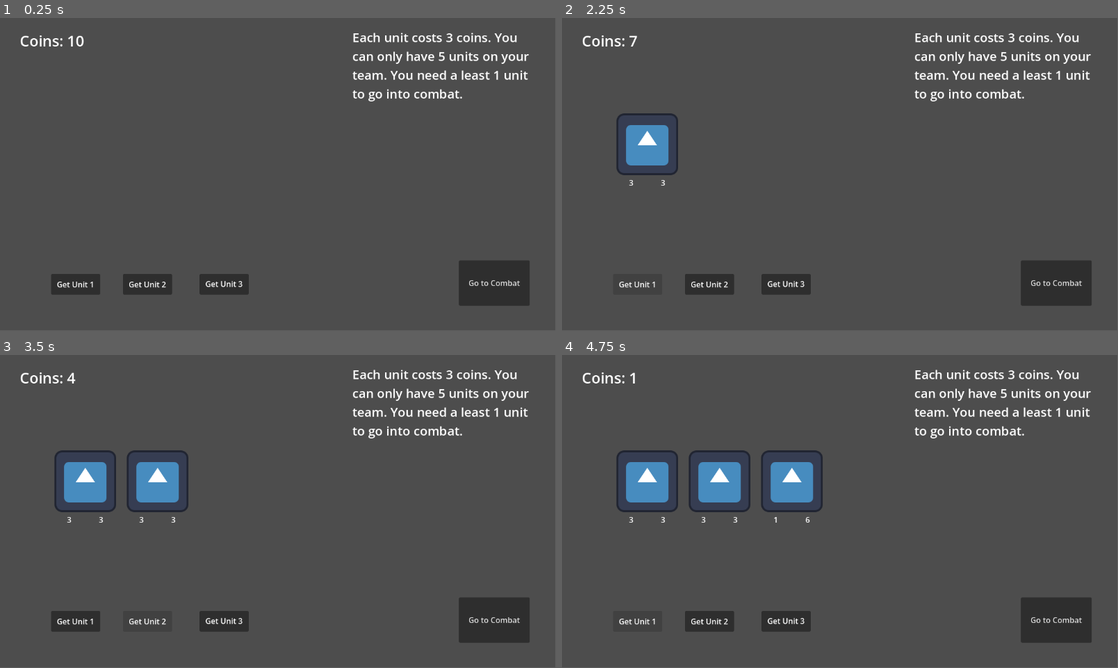
Above: before the commit, frames 1-4 (two rows, left to right).
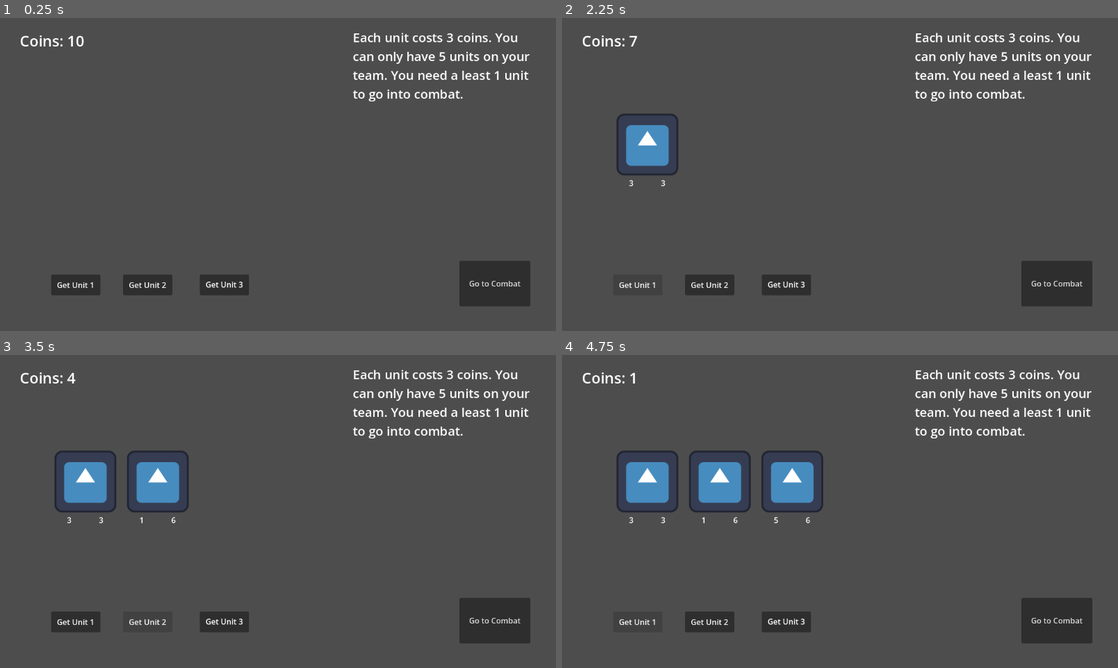
Above: after the commit, the same moments.

Repository: skeeeth/HACKER_AUTO_PETS
Game: Godot game, scene res://Scenes/ShopScene.tscn
Same seed, same stepped clock (60 frames per second), same inputs: the game is played once before the commit and once after it. The engine's default icon, where the game draws it, is replaced by a stand-in: a white triangle on a blue panel in a dark square.
Inputs:
- Up to frame 1 (0.25 s): no input
- Up to frame 2 (2.25 s): click "Go to Combat" at 0.5 s; click "Go to Combat" at 1.25 s; click "Get Unit 1" at 2 s
- Up to frame 3 (3.5 s): click "Get Unit 2" at 2.75 s
- Up to frame 4 (4.75 s): click "Get Unit 3" at 3.5 s; click "Get Unit 1" at 4.25 s
In our replay, the window is 799x449 before the commit and 800x450 after it. These sizes can differ from the game's own. Grey fills any space a smaller window leaves; there, only what the larger window draws over its background counts as a difference.

The runs differ from the first frame. In frame 1, 1.6% of the frame differs, in the area x 9-96%, y 4-92%; in frame 2, 1.7%; in frame 3, 1.8%; in frame 4, 1.9%, in the area x 10-96%, y 4-92%.

Commit message:
Targeting fixes, damage effect
targeting is maybe needlessly difficult here on the programming end but i think it works now and made the most sense to me to conceptualize it this way in design

Diff:
--- /dev/null
+++ b/Resources/Effects/Swordfish.tres
@@ -0,0 +1,21 @@
+[gd_resource type="Resource" script_class="EffectData" format=3 uid="uid://bn5po52w5cbil"]
+
+[ext_resource type="Script" uid="uid://d6hrknb1lvds" path="res://Resources/effectData.gd" id="1_8xwy5"]
+[ext_resource type="Script" uid="uid://by520cy10c7wa" path="res://Resources/TargetData.gd" id="2_mb4wh"]
+
+[sub_resource type="Resource" id="Resource_qk3dh"]
+script = ExtResource("2_mb4wh")
+value = -1
+metadata/_custom_type_script = "uid://by520cy10c7wa"
+
+[sub_resource type="Resource" id="Resource_fqhie"]
+script = ExtResource("2_mb4wh")
+type = 1
+metadata/_custom_type_script = "uid://by520cy10c7wa"
+
+[resource]
+script = ExtResource("1_8xwy5")
+name = "Swordfish"
+magnitude_type = 1
+targets = Array[ExtResource("2_mb4wh")]([SubResource("Resource_qk3dh"), SubResource("Resource_fqhie")])
+metadata/_custom_type_script = "uid://d6hrknb1lvds"
--- a/Resources/Units/Camel.tres
+++ b/Resources/Units/Camel.tres
@@ -15,7 +15,7 @@
 trigger_state = 3
 effect_type = 1
 magnitude = 1
-give_difference = -1
+mag_mod = 1
 targets = Array[ExtResource("2_oelw8")]([SubResource("Resource_fwnnq")])
 metadata/_custom_type_script = "uid://d6hrknb1lvds"
 
--- /dev/null
+++ b/Resources/Units/Swordfish.tres
@@ -0,0 +1,11 @@
+[gd_resource type="Resource" script_class="UnitData" format=3 uid="uid://bdng0x32h0e84"]
+
+[ext_resource type="Script" uid="uid://6i4niaslfrq8" path="res://Resources/UnitData.gd" id="1_ebybt"]
+[ext_resource type="Resource" uid="uid://bn5po52w5cbil" path="res://Resources/Effects/Swordfish.tres" id="1_ges2t"]
+
+[resource]
+script = ExtResource("1_ebybt")
+attack = 5
+health = 6
+effect = ExtResource("1_ges2t")
+metadata/_custom_type_script = "uid://6i4niaslfrq8"
--- a/Resources/effectData.gd
+++ b/Resources/effectData.gd
@@ -3,15 +3,24 @@
 
 enum TriggerStates {BATTLE_START, FAINT, TURN_START, HURT}
 enum EffectTypes {DAMAGE, GIVE, SUMMON}
+enum MagnitudeTypes {RAW, ATTACK, HEALTH, CUSTOM}
 #enum TargetCodes {S,O,A}
 
 @export var name : String
 @export var trigger_state : TriggerStates
 @export var effect_type : EffectTypes
+
+@export_group("Magnitude")
+@export var magnitude_type: MagnitudeTypes = MagnitudeTypes.RAW
 @export var magnitude : int
-@export var give_difference: int = 0 #ignore for non-give(maybe useful for some HACK later)
-	#ex to give 1/2, set magnitude to 1 and give_difference to -1
-	#
+##mag mod is used to pass in extra data
+## for cases where a single number isnt enough
+## for "give" effects it is added to hp
+## ie give 1/2 is magnitude 1 with mod + 1
+@export var mag_mod: int = 0
+
+
+@export_group("")
 @export var targets : Array[Target]
 @export var trigger_amount : int = 1
 
--- a/Scenes/CombatSim.tscn
+++ b/Scenes/CombatSim.tscn
@@ -2,18 +2,13 @@
 
 [ext_resource type="Script" uid="uid://dfv4x5ov05lhh" path="res://Scripts/combat_sim.gd" id="1_pc1ni"]
 [ext_resource type="Script" uid="uid://6i4niaslfrq8" path="res://Resources/UnitData.gd" id="2_ollyq"]
+[ext_resource type="Resource" uid="uid://bdng0x32h0e84" path="res://Resources/Units/Swordfish.tres" id="4_c2hfo"]
 [ext_resource type="PackedScene" uid="uid://clvf8r4jwgtex" path="res://Scenes/NextSceneButton.tscn" id="5_c2hfo"]
 [ext_resource type="Resource" uid="uid://dxd8fem6tyriv" path="res://Resources/Units/Unit4.tres" id="6_sslh6"]
-[ext_resource type="Resource" uid="uid://ctm2pebphaq81" path="res://Resources/Effects/Gain1AttackToPlayerOnFaint.tres" id="7_x8mgc"]
-
-[sub_resource type="Resource" id="Resource_0m7ue"]
-script = ExtResource("2_ollyq")
-effect = ExtResource("7_x8mgc")
-metadata/_custom_type_script = "uid://6i4niaslfrq8"
 
 [node name="CombatSim" type="Node2D" unique_id=807734234 node_paths=PackedStringArray("next_scene_button_node")]
 script = ExtResource("1_pc1ni")
-enemy_unit_data = Array[ExtResource("2_ollyq")]([ExtResource("6_sslh6"), SubResource("Resource_0m7ue")])
+enemy_unit_data = Array[ExtResource("2_ollyq")]([ExtResource("6_sslh6"), ExtResource("4_c2hfo")])
 step_size = 150
 next_scene_button_node = NodePath("NextSceneButton")
 
--- a/Scenes/ShopScene.tscn
+++ b/Scenes/ShopScene.tscn
@@ -4,6 +4,7 @@
 [ext_resource type="Script" uid="uid://6i4niaslfrq8" path="res://Resources/UnitData.gd" id="2_medpt"]
 [ext_resource type="Resource" uid="uid://np24ybr71b2k" path="res://Resources/Units/Camel.tres" id="3_je6ka"]
 [ext_resource type="Resource" uid="uid://3thnakt2v0ij" path="res://Resources/Units/Unit3.tres" id="5_1itlx"]
+[ext_resource type="Resource" uid="uid://bdng0x32h0e84" path="res://Resources/Units/Swordfish.tres" id="5_medpt"]
 [ext_resource type="PackedScene" uid="uid://clvf8r4jwgtex" path="res://Scenes/NextSceneButton.tscn" id="6_medpt"]
 
 [sub_resource type="LabelSettings" id="LabelSettings_x7s06"]
@@ -16,7 +17,7 @@
 
 [node name="ShopScene" type="Node2D" unique_id=1666678237 node_paths=PackedStringArray("coin_text_node")]
 script = ExtResource("1_x7s06")
-purchasable_units = Array[ExtResource("2_medpt")]([ExtResource("3_je6ka"), ExtResource("3_je6ka"), ExtResource("5_1itlx")])
+purchasable_units = Array[ExtResource("2_medpt")]([ExtResource("3_je6ka"), ExtResource("5_1itlx"), ExtResource("5_medpt")])
 coin_text_node = NodePath("CoinText")
 
 [node name="Camera2D" type="Camera2D" parent="." unique_id=679468185]
--- a/Scripts/SimEffect.gd
+++ b/Scripts/SimEffect.gd
@@ -29,10 +29,13 @@
 func resolve():
 	for t in data.targets:
 		var target = _get_target_unit(t)
-		if !target: return #fails if target not found
+		if !target: continue #fails if target not found
 		match data.effect_type:
 			EffectData.EffectTypes.GIVE:
 				resolve_give(target)
+
+			EffectData.EffectTypes.DAMAGE:
+				target.take_damage(get_magnitude())
 
 	resolved.emit()
 	holder.position.y += 40 #reset
@@ -49,31 +52,68 @@
 		opp_queue = manager.player_queue
 
 	var my_index = ally_queue.find(holder)
-	var target_index:int
-	var target_queue = ally_queue
+	var target_index:int = my_index #- t.value - shift
+	var target_queue:Array
 	match t.type:
 		Target.TargetCodes.S:
+			if is_player_side:
+				target_index = 5 - my_index
+				target_index += t.value + shift
+			else:
+				target_index = 6 + my_index
+				target_index -= t.value + shift
+		Target.TargetCodes.O:
+			if is_player_side:
+				target_index = 6 + my_index
+				target_index += t.value + shift
+			else:
+				target_index = 5 - my_index
+				target_index -= t.value + shift
+		Target.TargetCodes.A:
+			target_index = t.value + shift
 
-			target_index = my_index - t.value - shift
+	if target_index <= 5:
+		target_index = 5 - target_index
+		target_queue = manager.player_queue
+	else:
+		target_index = target_index - 6
+		target_queue = manager.enemy_queue
 
-			if target_index < 0: #if reaching other side
-				#flip to opp context
-				target_index *= -1
-				target_queue = opp_queue
-
-				target_index -= 1 #1st opp is its index 0
-
-			if target_index >= target_queue.size():
-				#fails if target is too far
-				return null
-
-		Target.TargetCodes.O:
-			pass
-		Target.TargetCodes.A:
-			pass
+	if target_index >= target_queue.size():
+		#fails if target is too far
+		#print(data.name + str(target_index))
+		return null
 
 	return target_queue[target_index]
 
+	#if target_index < 0: #if reaching other side
+		##flip to opp context
+		#target_index *= -1
+		#target_index -= 1 #1st opp is its index 0
+		#
+		#if target_queue == opp_queue:
+			#target_queue = ally_queue
+		#else:
+			#target_queue = ally_queue
+
 func resolve_give(target:SimUnit):
-	target.attack += data.magnitude
-	target.health += data.magnitude - data.give_difference
+	target.attack += get_magnitude()
+	target.health += get_magnitude() + data.mag_mod
+
+
+func get_magnitude() -> int:
+	match data.magnitude_type:
+		EffectData.MagnitudeTypes.RAW:
+			return data.magnitude + modifier
+		EffectData.MagnitudeTypes.ATTACK:
+			return holder.attack
+		EffectData.MagnitudeTypes.HEALTH:
+			return holder.health
+		EffectData.MagnitudeTypes.CUSTOM:
+			##hmmmmmm idk about this
+			## if it comes up will have to be its own switch
+			return 0 #0 for now
+		_: ##default
+			##this shouldn't come up, but it is necessary
+			## to appease compiler
+			return 67
--- a/Scripts/combat_sim.gd
+++ b/Scripts/combat_sim.gd
@@ -5,6 +5,7 @@
 {BATTLE_START, TURN_START, ATTACK, TURN_END, FAINT, BATTLE_END}
 
 signal combat_start
+signal turn_start
 
 var current_battle_phase : BattlePhases
 var current_phase_number : int = -1
@@ -51,7 +52,7 @@
 	for u in all_units:
 		u.effect.subscribe(all_units)
 
-	combat_start.emit()
+	#combat_start.emit()
 	_arrange_units()
 
 ## This function creates a new CombatUnit scene
@@ -109,8 +110,9 @@
 ## This function executes the action for each battle phase
 func phase_action():
 	if current_battle_phase == BattlePhases.BATTLE_START:
-		print("Battle has begun")
+		combat_start.emit()
 	elif current_battle_phase == BattlePhases.TURN_START:
+		turn_start.emit()
 		print("Turn has begun")
 	elif current_battle_phase == BattlePhases.ATTACK:
 		print("Time to attack")
@@ -126,8 +128,9 @@
 		var last_effect = effect_stack.pop_back()
 		last_effect.resolve()
 		#last_effect.resolved.connect(advance_step,4)
+	elif dying_units.size() > 0:
+		cleanup()
 	else:
-		cleanup()
 		phase_action()
 
 ## This function executes the attack phase
--- a/project.godot
+++ b/project.godot
@@ -19,6 +19,10 @@
 
 PlayerUnitsContainer="*uid://cg035k5ginn54"
 
+[display]
+
+window/stretch/mode="viewport"
+
 [physics]
 
 3d/physics_engine="Jolt Physics"
